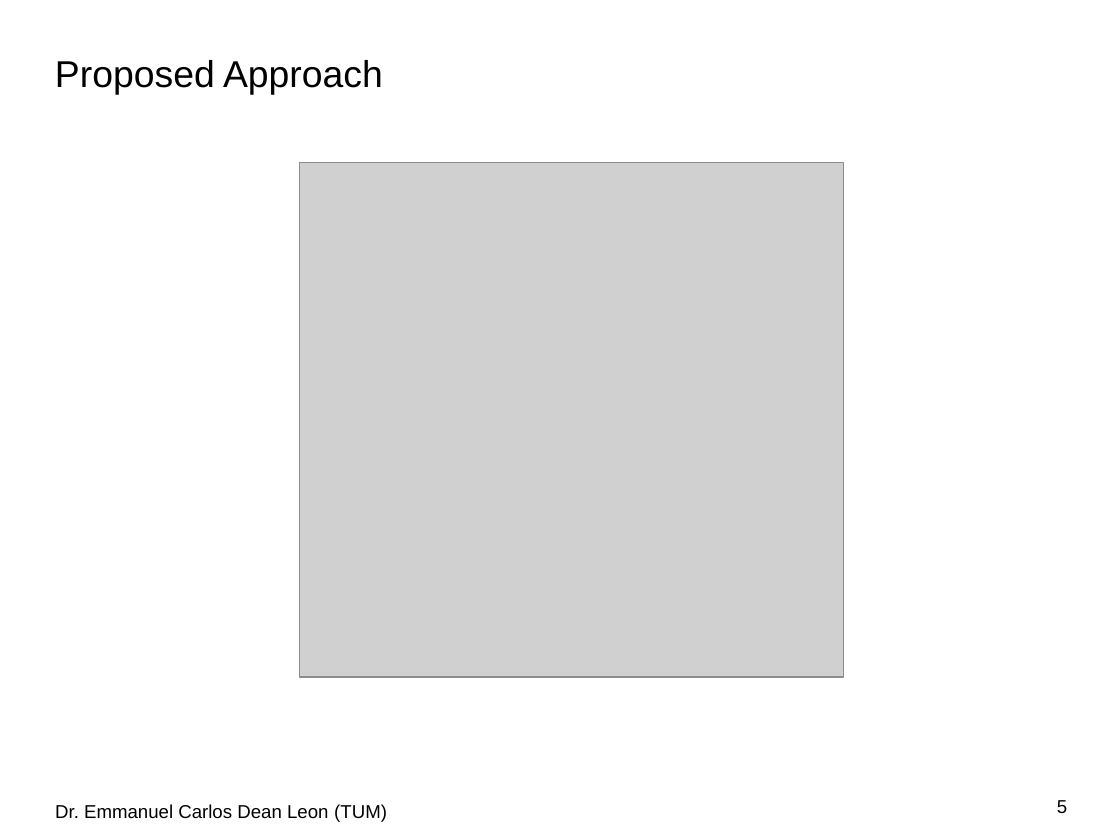
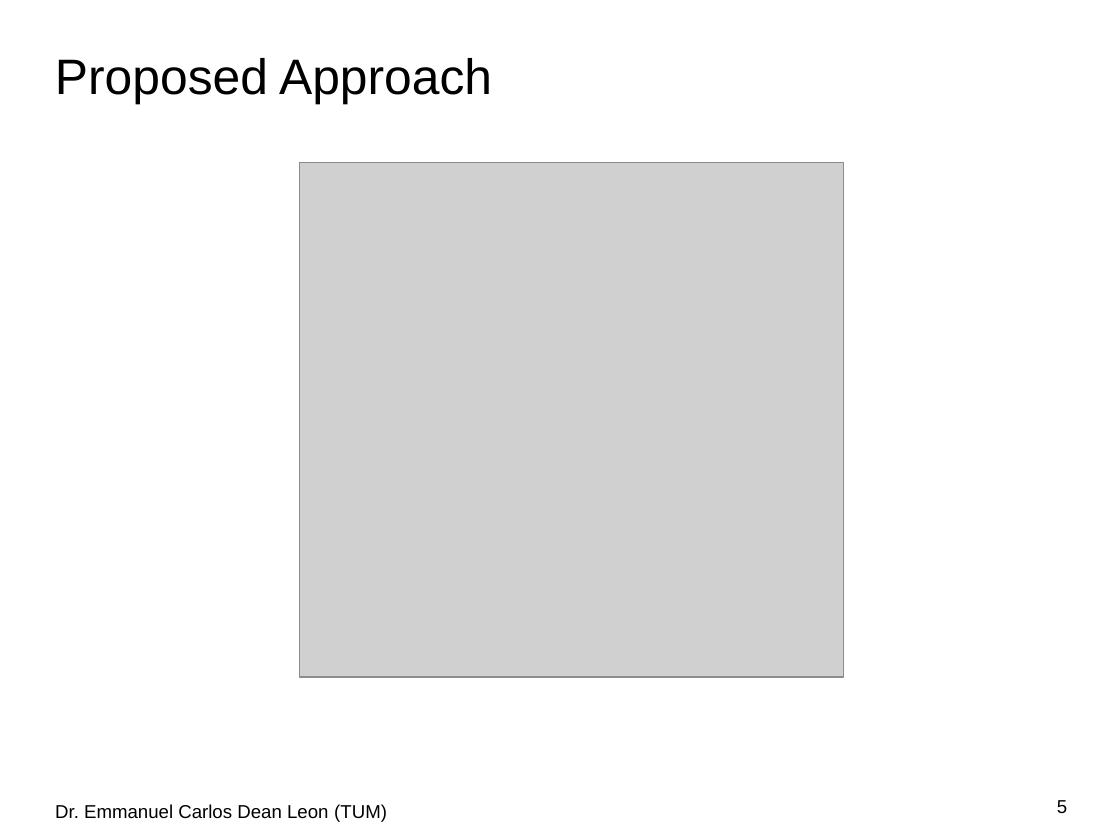
Before and after one commit to HaosUtopia/MSRDM_Project, a slide deck: slide 5 of kickoff.pptx. Drawn at 1120x840 pixels with LibreOffice and Linux fonts; fonts in the diff are those of the drawing; grey boxes stand for pictures; background and template pictures are left out. Boxes give left, top, right and bottom in pixels: in the first picture for what was removed or moved away, otherwise in the second. Text is boxed around its words. In the diff, an @@ line names an element or a change of style, - is before the commit and + after.

```diff
--- a/kickoff.pptx
+++ b/kickoff.pptx
@@ title "Proposed Approach" at bbox=[55, 58, 492, 104]: size 24 to 32 pt @@
```
Also in this commit, not shown: 3 other slides changed.
